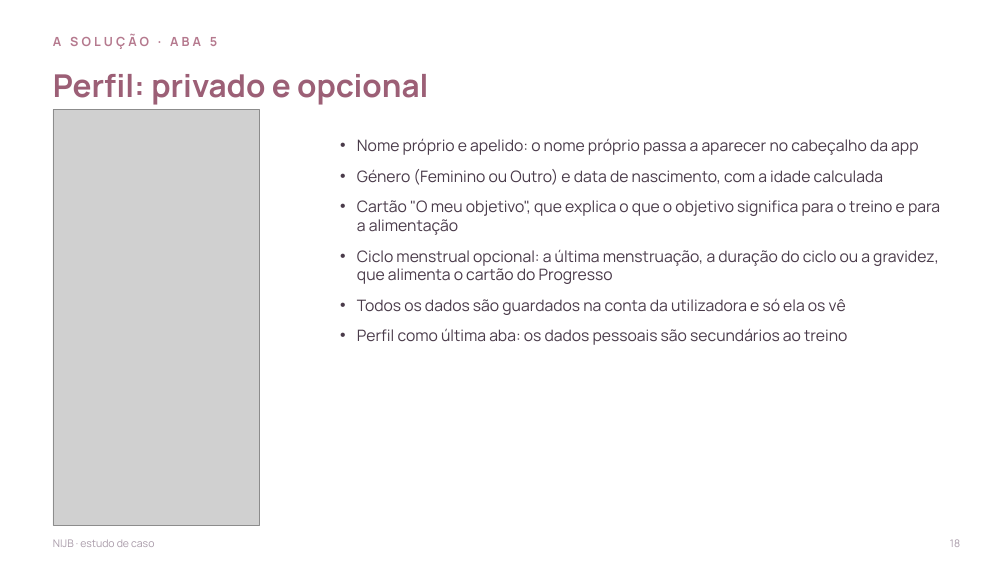
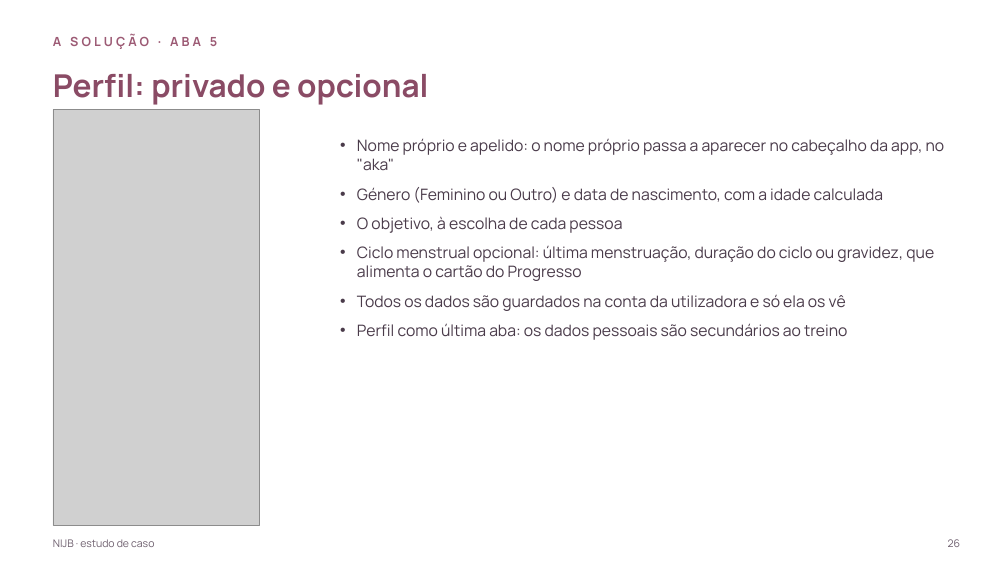
Before and after one commit to nauquero/nau-quero, a slide deck: slide 26 of NIJB-estudo-de-caso-completo.pptx (slide 18 before the commit). Drawn at 1008x567 pixels with LibreOffice and Linux fonts; fonts in the diff are those of the drawing; grey boxes stand for pictures; background and template pictures are left out. Boxes give left, top, right and bottom in pixels: in the first picture for what was removed or moved away, otherwise in the second. Text is boxed around its words. In the diff, an @@ line names an element or a change of style, - is before the commit and + after.

```diff
--- a/NIJB-estudo-de-caso-completo.pptx
+++ b/NIJB-estudo-de-caso-completo.pptx
@@ text "A SOLUÇÃO · ABA 5" at box(53, 34, 217, 49): text colour #B5798E to #9C5A74 @@
@@ text "Perfil: privado e opcional" at box(53, 74, 428, 105): text colour #9C5F76 to #8A4B65 @@
@@ text at box(357, 138, 945, 171): text changed @@
-• Nome próprio e apelido: o nome próprio passa a aparecer no cabeçalho da app
+• Nome próprio e apelido: o nome próprio passa a aparecer no cabeçalho da app, no "aka"
@@ text at box(357, 187, 884, 340): less space between paragraphs @@
@@ text at box(357, 216, 934, 281): text changed @@
-• Cartão "O meu objetivo", que explica o que o objetivo significa para o treino e para a alimentação
-• Ciclo menstrual opcional: a última menstruação, a duração do ciclo ou a gravidez, que alimenta o cartão do Progresso
+• O objetivo, à escolha de cada pessoa
+• Ciclo menstrual opcional: última menstruação, duração do ciclo ou gravidez, que alimenta o cartão do Progresso
@@ text "NIJB · estudo de caso" at box(53, 539, 154, 547): text colour #A99BA9 to #6E5F6E @@
@@ text at box(948, 539, 960, 547): text changed; text colour #A99BA9 to #6E5F6E @@
-18
+26
```
Also in this commit, not shown: 25 other slides changed, 16 slides added, 2 slides removed.
